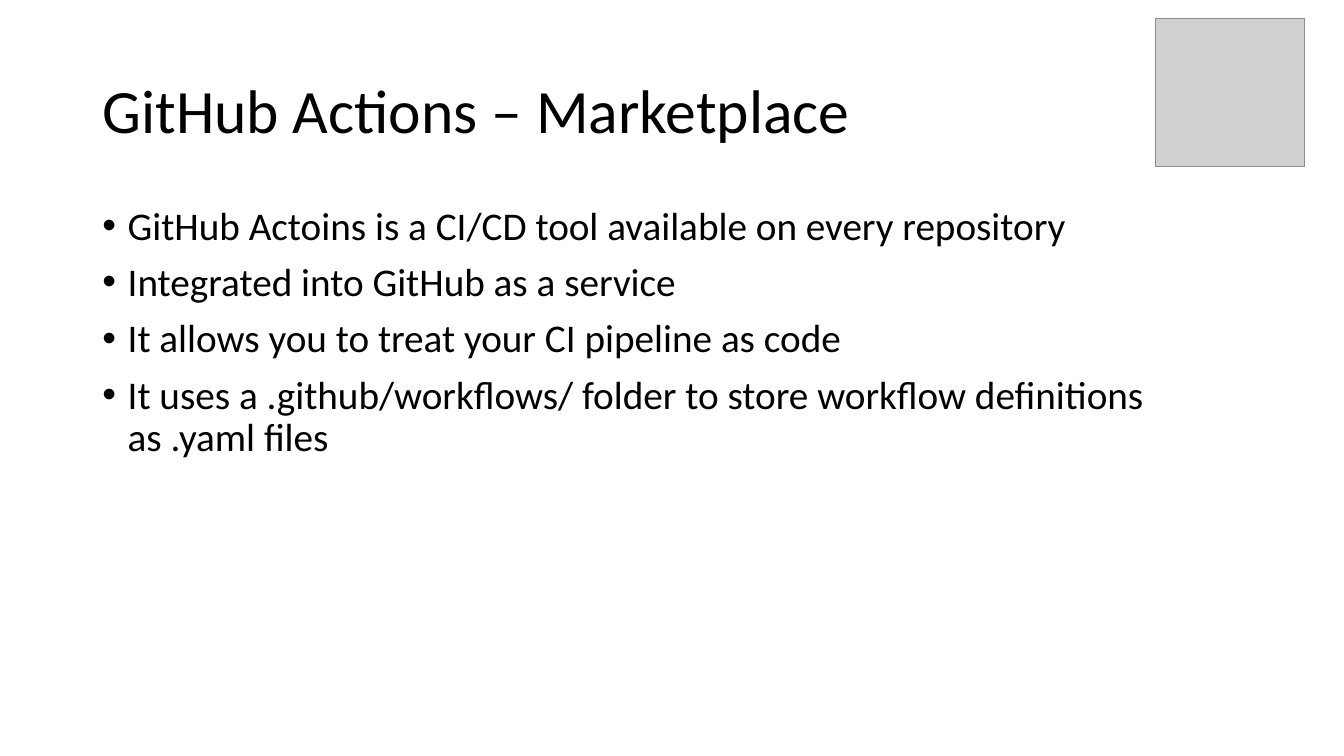
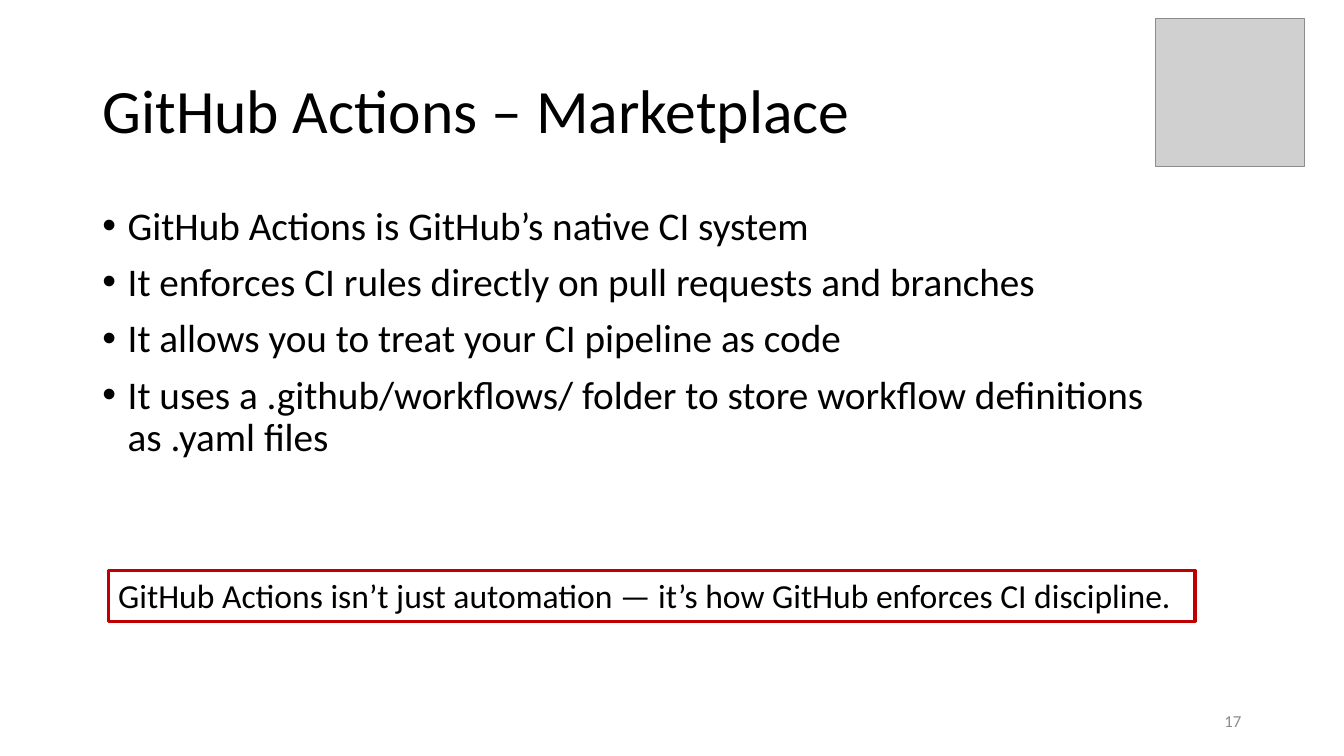
Before and after one commit to johnxu21/johnxu21.github.io, a slide deck: slide 17 of teaching/CS472/Timetable/CI-CD.pptx (slide 15 before the commit). Drawn at 1344x756 pixels with LibreOffice and Linux fonts; fonts in the diff are those of the drawing; grey boxes stand for pictures. Boxes give left, top, right and bottom in pixels: in the first picture for what was removed or moved away, otherwise in the second. Text is boxed around its words. In the diff, an @@ line names an element or a change of style, - is before the commit and + after.

```diff
--- a/teaching/CS472/Timetable/CI-CD.pptx
+++ b/teaching/CS472/Timetable/CI-CD.pptx
@@ text at [128,212,1035,303]: text changed @@
-• GitHub Actoins is a CI/CD tool available on every repository
-• Integrated into GitHub as a service
+• GitHub Actions is GitHub’s native CI system
+• It enforces CI rules directly on pull requests and branches
@@ rectangle added at [108,571,1195,621], outline #C00000 2.25 pt, 24 pt, text #000000 @@
+GitHub Actions isn’t just automation — it’s how GitHub enforces CI discipline.
@@ page number added at [1224,716,1241,727], 12 pt, text #8C8C8C @@
+17
```
Also in this commit, not shown: 26 other slides changed, 4 slides added, 2 slides removed, 2 other files.
